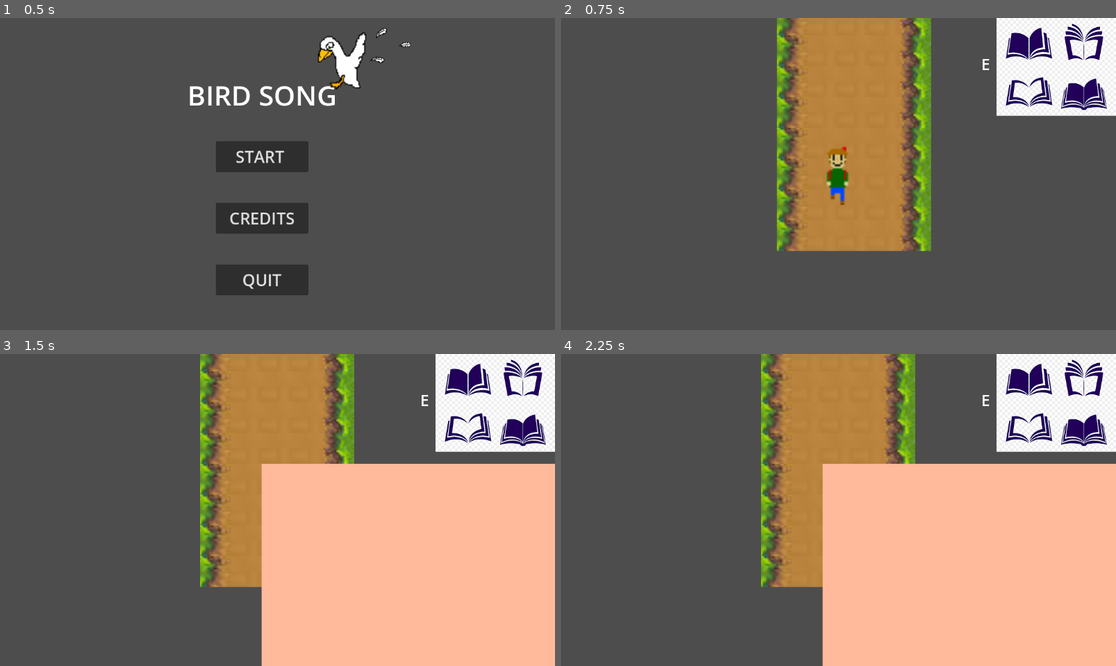
Above: before the commit, frames 1-4 (two rows, left to right).
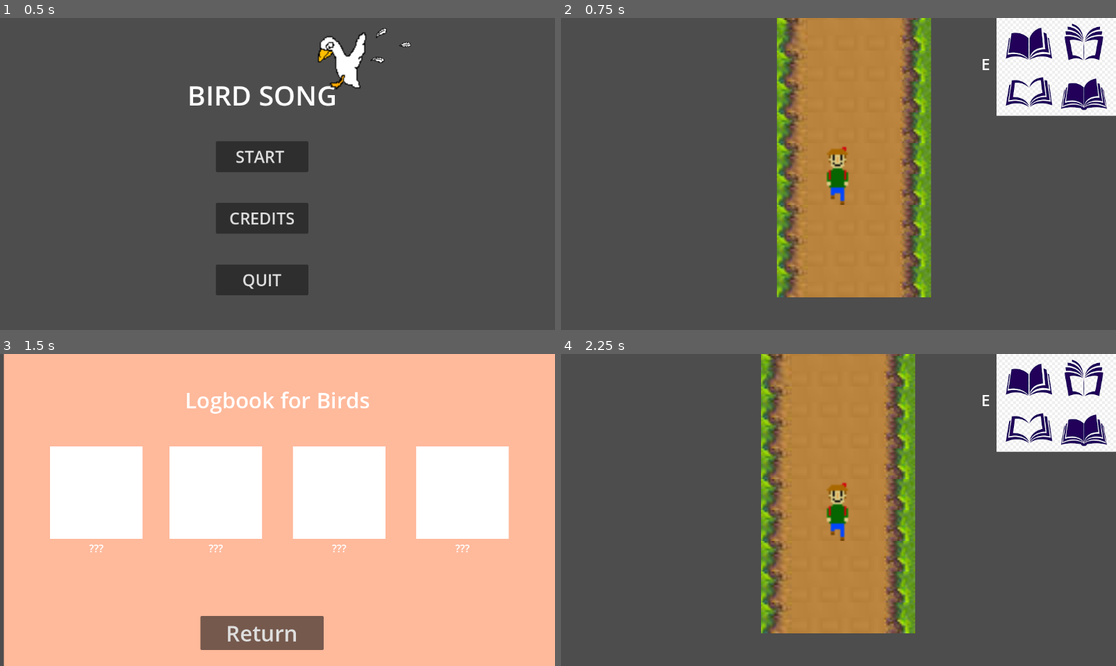
Above: after the commit, the same moments.

Repository: HapKat/Bird-Song
Game: Godot game, scene res://TitleScreen/title_screen.tscn
The game is run twice, just before and just after one commit, with the same random seed, the same clock (stepped at 60 frames per second) and the same inputs.
Inputs (mouse positions are in pixels of both pictures, inside the frame that each line leads up to):
- Up to frame 1 (0.5 s): no input
- Up to frame 2 (0.75 s): click "START" at 0.5 s
- Up to frame 3 (1.5 s): tap Enter at 1.25 s; hold D (walk_right) from 1.28 s (still down); tap E (open_logbook) at 1.35 s
- Up to frame 4 (2.25 s): release D (walk_right) at 2 s; click (821, 631) at 2 s, where only the run after the commit has a clickable "Return"

Frame 1 is identical in both runs. In frame 2, 8.8% of the frame differs, in the area x 38-67%, y 0-90%; in frame 3, 74%, in the area x 0-100%, y 0-100%; in frame 4, 39%.

Commit message:
Finally fucking fixed the fucking logbook
The logbook can now be opened by pressing e. So far the only thing in the world changes is that the player is not able to walk anymore

Diff:
--- a/generalGame/scenes/main_scene.gd
+++ b/generalGame/scenes/main_scene.gd
@@ -1,17 +1,12 @@
-extends Node2D  # or whatever your main scene root is
+extends Node2D
 
-var logbook_scene = preload("res://generalGame/ui/logbook_open.tscn")
-var logbook_instance: Control
-@onready var PLAYER: CharacterBody2D = $PlayerCharacter
+@onready var PLAYER: Node2D = $PlayerCharacter
 
 func _ready():
-	# instance the logbook and add it to the scene, but hide it
-	logbook_instance = logbook_scene.instantiate()
-	logbook_instance.visible = false
-	add_child(logbook_instance)
+	pass
 
 func _process(delta):
 	# Open logbook when pressing E
 	if Input.is_action_just_pressed("open_logbook"):
-		logbook_instance.visible = true
-		PLAYER.walking = false
+		print("pressed e")
+		$logbook_open.open()
--- a/generalGame/scenes/main_scene.tscn
+++ b/generalGame/scenes/main_scene.tscn
@@ -222,7 +222,6 @@
 layer_0/tile_data = PackedInt32Array(-65534, 327680, 2, 2, 327680, 2, 65538, 327680, 2, -196606, 327680, 2, -131070, 32 …(1050 unchanged characters)…
 
 [node name="PlayerCharacter" parent="." instance=ExtResource("2_40o6t")]
-position = Vector2(0, 24)
 
 [node name="StaticBody2D" type="StaticBody2D" parent="."]
 
@@ -245,17 +244,5 @@
 scale = Vector2(0.2, 0.2)
 
 [node name="logbook_open" parent="." instance=ExtResource("5_lib6x")]
-visible = false
-z_index = 1
-anchors_preset = 8
-anchor_left = 0.5
-anchor_top = 0.5
-anchor_right = 0.5
-anchor_bottom = 0.5
-offset_left = -144.0
-offset_top = -56.0
-offset_right = 1008.0
-offset_bottom = 584.0
-scale = Vector2(0.25, 0.25)
 
 [connection signal="child_entered_tree" from="StaticBody2D/Goose" to="PlayerCharacter" method="_on_goose_child_entered_tree"]
--- /dev/null
+++ b/generalGame/scripts/canvas_layer.gd
@@ -0,0 +1,12 @@
+extends CanvasLayer
+
+func _ready():
+	self.hide()
+	print("ready")
+
+func _on_button_pressed() -> void:
+	self.hide()
+
+func open():
+	#get_tree().pause = true
+	self.show()
--- a/generalGame/ui/button.gd
+++ b/generalGame/ui/button.gd
@@ -1,5 +1,6 @@
 extends Button
 
+@onready var
 
 # Called when the node enters the scene tree for the first time.
 func _ready() -> void:
--- /dev/null
+++ b/generalGame/ui/logbook_open.gd
@@ -0,0 +1,14 @@
+extends CanvasLayer
+
+func _ready():
+	self.hide()
+	print("ready")
+
+
+func open():
+	#get_tree().pause = true
+	self.show()
+	$"../PlayerCharacter".walking = false
+
+func _on_return_pressed() -> void:
+	self.hide()
--- a/generalGame/ui/logbook_open.tscn
+++ b/generalGame/ui/logbook_open.tscn
@@ -1,17 +1,12 @@
 [gd_scene load_steps=2 format=3 uid="uid://byo1vwt5huh75"]
 
-[ext_resource type="Script" uid="uid://ccm5vwf6uqc1u" path="res://generalGame/ui/button.gd" id="1_rxplv"]
+[ext_resource type="Script" uid="uid://b7v1jgc55xfvv" path="res://generalGame/ui/logbook_open.gd" id="1_rxplv"]
 
-[node name="logbook_open" type="Control"]
-layout_mode = 3
-offset_right = 1088.0
-offset_bottom = 648.0
-grow_horizontal = 2
-grow_vertical = 2
+[node name="logbook_open" type="CanvasLayer"]
+script = ExtResource("1_rxplv")
 
 [node name="title" type="RichTextLabel" parent="."]
 z_index = 1
-layout_mode = 0
 offset_left = 192.0
 offset_top = 64.0
 offset_right = 960.0
@@ -21,61 +16,16 @@
 horizontal_alignment = 1
 vertical_alignment = 1
 
-[node name="bird_images5" type="Control" parent="."]
-z_index = 1
-anchors_preset = 0
-offset_right = 40.0
-offset_bottom = 40.0
-
-[node name="bird_images" type="ColorRect" parent="bird_images5"]
-layout_mode = 0
-offset_left = 104.0
-offset_top = 192.0
-offset_right = 296.0
-offset_bottom = 384.0
-
-[node name="bird_images3" type="ColorRect" parent="bird_images5"]
-layout_mode = 1
+[node name="ColorRect" type="ColorRect" parent="."]
 anchors_preset = -1
-anchor_right = 28.800001
-anchor_bottom = 17.6
-offset_left = 608.0
-offset_top = 192.0
-offset_right = -352.0
-offset_bottom = -320.0
-
-[node name="bird_images2" type="ColorRect" parent="bird_images5"]
-layout_mode = 0
-offset_left = 352.0
-offset_top = 192.0
-offset_right = 544.0
-offset_bottom = 384.0
-
-[node name="bird_images4" type="ColorRect" parent="bird_images5"]
-layout_mode = 0
-offset_left = 864.0
-offset_top = 192.0
-offset_right = 1056.0
-offset_bottom = 384.0
-
-[node name="Button" type="Button" parent="."]
-z_index = 1
-layout_mode = 0
-offset_left = 444.0
-offset_top = 544.0
-offset_right = 700.0
-offset_bottom = 615.0
-theme_override_font_sizes/font_size = 45
-text = "Return"
-script = ExtResource("1_rxplv")
-
-[node name="ColorRect" type="ColorRect" parent="."]
-layout_mode = 0
-offset_right = 1152.0
-offset_bottom = 640.0
+anchor_right = 1.0070001
+anchor_bottom = 1.0
+offset_left = 8.0
+offset_right = -0.064086914
 color = Color(1, 0.7254902, 0.60784316, 1)
 
 [node name="bird_names" type="Control" parent="."]
+layout_mode = 3
 anchors_preset = 0
 offset_right = 40.0
 offset_bottom = 40.0
@@ -124,4 +74,51 @@
 horizontal_alignment = 1
 vertical_alignment = 1
 
-[connection signal="pressed" from="Button" to="Button" method="_on_pressed"]
+[node name="bird_images5" type="Control" parent="."]
+z_index = 1
+layout_mode = 3
+anchors_preset = 0
+offset_right = 40.0
+offset_bottom = 40.0
+
+[node name="bird_images" type="ColorRect" parent="bird_images5"]
+layout_mode = 0
+offset_left = 104.0
+offset_top = 192.0
+offset_right = 296.0
+offset_bottom = 384.0
+
+[node name="bird_images3" type="ColorRect" parent="bird_images5"]
+layout_mode = 1
+anchors_preset = -1
+anchor_right = 28.800001
+anchor_bottom = 17.6
+offset_left = 608.0
+offset_top = 192.0
+offset_right = -352.0
+offset_bottom = -320.0
+
+[node name="bird_images2" type="ColorRect" parent="bird_images5"]
+layout_mode = 0
+offset_left = 352.0
+offset_top = 192.0
+offset_right = 544.0
+offset_bottom = 384.0
+
+[node name="bird_images4" type="ColorRect" parent="bird_images5"]
+layout_mode = 0
+offset_left = 864.0
+offset_top = 192.0
+offset_right = 1056.0
+offset_bottom = 384.0
+
+[node name="Return" type="Button" parent="."]
+z_index = 3
+offset_left = 416.0
+offset_top = 544.0
+offset_right = 672.0
+offset_bottom = 615.0
+theme_override_font_sizes/font_size = 45
+text = "Return"
+
+[connection signal="pressed" from="Return" to="." method="_on_return_pressed"]
Not shown, added: generalGame/scripts/canvas_layer.gd.uid
Not shown, added: generalGame/ui/logbook_open.gd.uid
